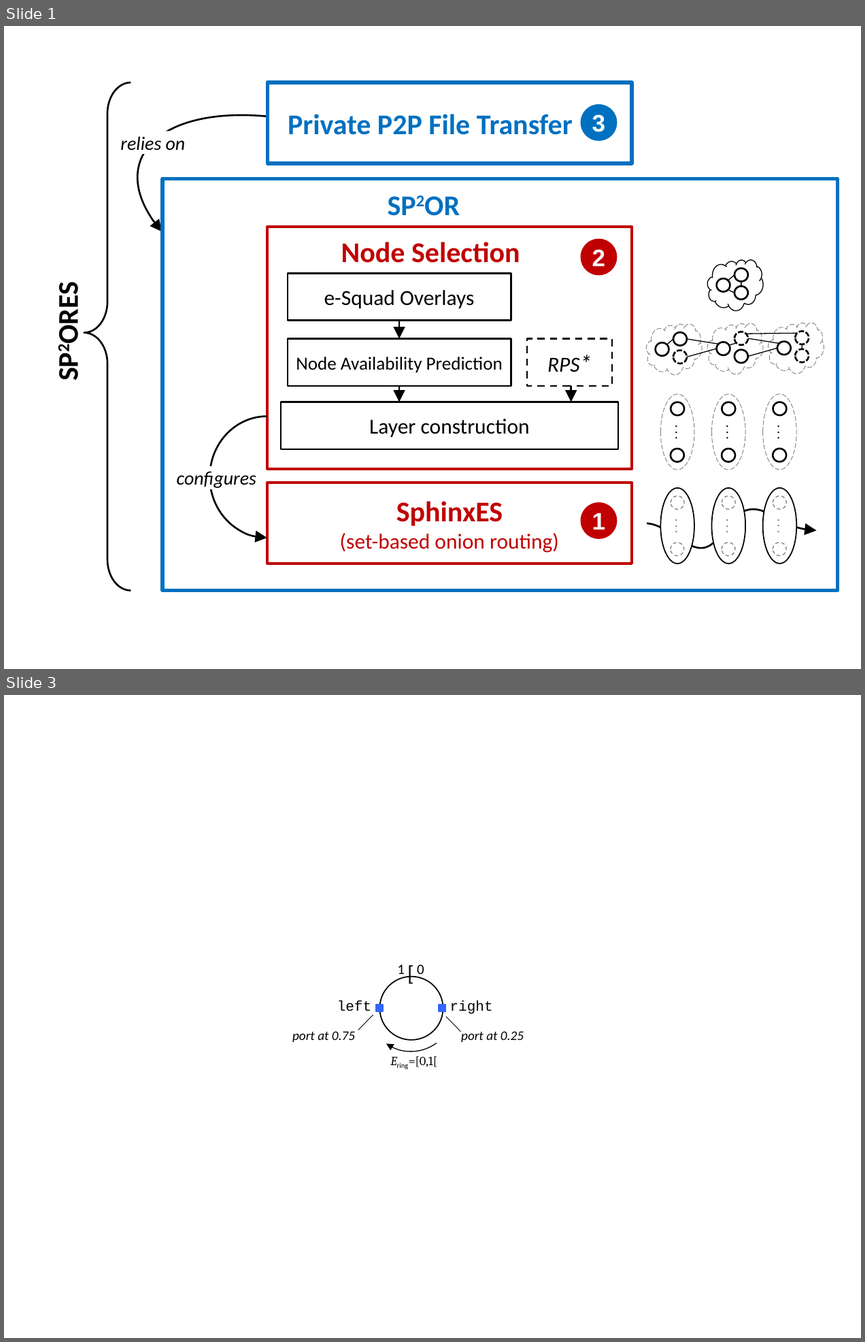
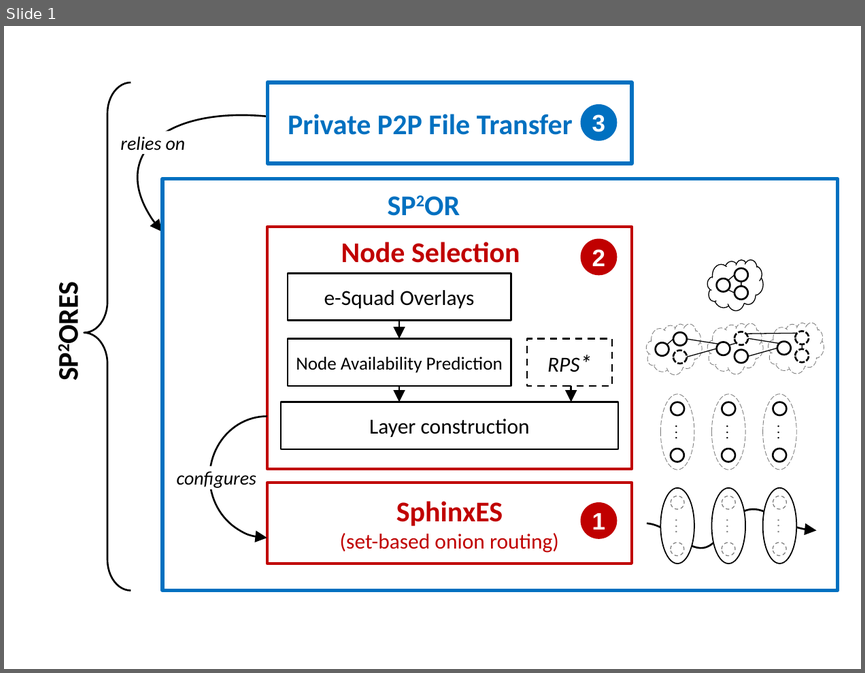
Before and after one commit to dbosk/spores, a slide deck: paper/figures/OverviewSPORES.pptx. Shown one above the other, each under a label of ours: slides 1 and 3 before the commit, slide 1 after it; the slides between them are not shown. The pictures are 865x1342 and 865x673 pixels, drawn with LibreOffice and Linux fonts; fonts in the diff are those of the drawing. Boxes give left, top, right and bottom in pixels: in the first picture for what was removed or moved away, otherwise in the second. Text is boxed around its words. In the diff, an @@ line names an element or a change of style, - is before the commit and + after.

```diff
--- a/paper/figures/OverviewSPORES.pptx
+++ b/paper/figures/OverviewSPORES.pptx
@@ slide 3 removed at <box>4,695,861,1338</box>, background #FFFFFF @@
@@ text removed at <box>399,955,423,989</box> @@
-[
@@ arc (boxed as its full ellipse) removed at <box>368,965,454,1051</box> @@
@@ ellipse removed at <box>379,976,443,1040</box> @@
@@ text removed at <box>397,964,405,978</box> @@
-1
@@ text removed at <box>417,964,424,978</box> @@
-0
@@ text removed at <box>337,1000,371,1011</box> @@
-left
@@ text removed at <box>450,1000,493,1014</box> @@
-right
@@ line removed from (358, 1030) to (373, 1015) @@
@@ rectangle removed at <box>376,1004,383,1011</box> @@
@@ rectangle removed at <box>439,1004,445,1011</box> @@
@@ line removed from (461, 1032) to (446, 1016) @@
@@ text removed at <box>292,1031,355,1042</box> @@
-port at 0.75
@@ text removed at <box>461,1031,524,1042</box> @@
-port at 0.25
@@ text removed at <box>409,1056,438,1067</box> @@
-Ering=[0,1[
```
Also in this commit, not shown: 6 other slides removed, 2 other files.
